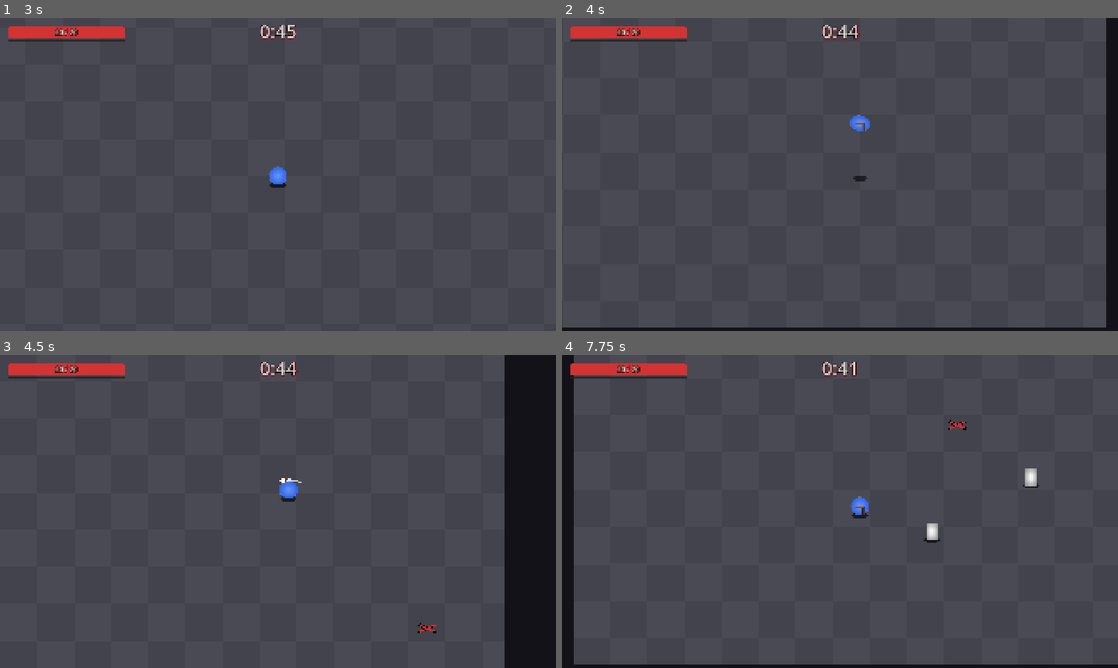
Above: before the commit, frames 1-4 (two rows, left to right).
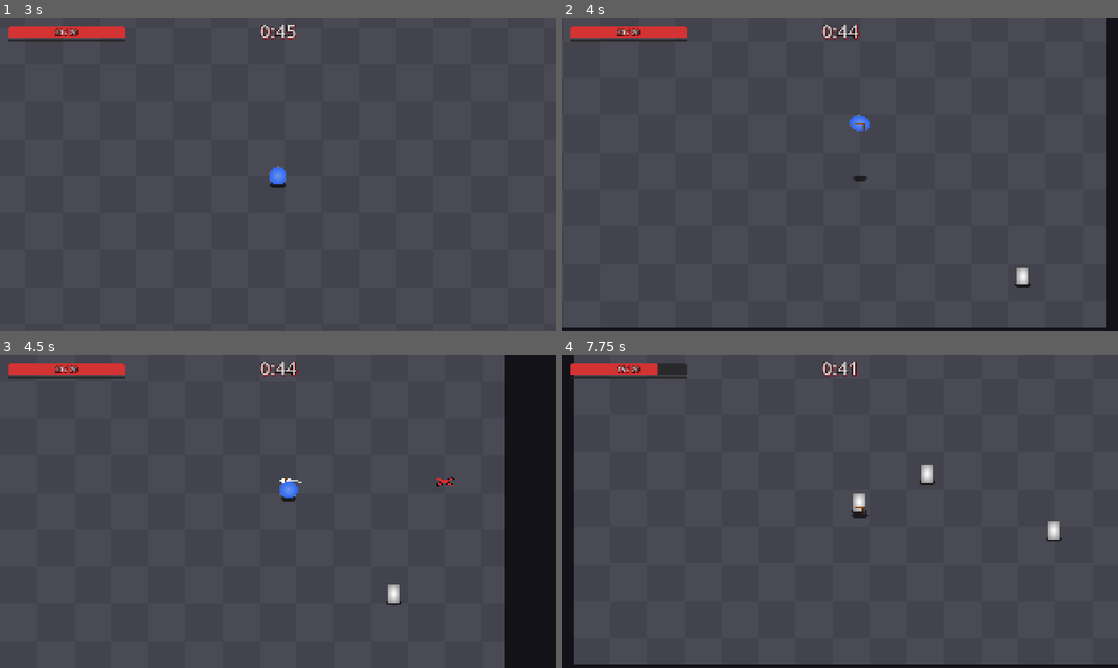
Above: after the commit, the same moments.

Repository: Lucarni-Lucas/entrega-boss-lucarni-lucas
Game: Godot game, scene res://scenes/ui/menu_principal.tscn
Two runs of this game, one before a commit and one after it. Both use one fixed random seed, a clock stepped at 60 frames per second and the inputs below.
Inputs (mouse positions are in pixels of both pictures, inside the frame that each line leads up to):
- Up to frame 1 (3 s): click "Empezar partida" at 0.5 s; click "Jugar directo" at 1.25 s; tap Enter at 2 s; move the mouse to (400, 158) at 2.02 s; hold D (mover_derecha) 2.03-2.78 s; tap Z (boomerang) at 2.1 s; click (400, 158) at 2.17 s; tap Space (ground_pound) at 2.75 s; move the mouse to (166, 190) at 2.77 s; hold S (mover_abajo) from 2.78 s (still down); tap X (dive) at 2.85 s
- Up to frame 2 (4 s): move the mouse to (895, 105) at 3.52 s; release S (mover_abajo) at 3.53 s; hold D (mover_derecha) from 3.53 s (still down); tap Space (ground_pound) at 3.6 s
- Up to frame 3 (4.5 s): move the mouse to (250, 574) at 4.27 s; release D (mover_derecha) at 4.28 s; hold W (mover_arriba) from 4.28 s (still down); tap C (slash) at 4.35 s; click (250, 574) at 4.42 s
- Up to frame 4 (7.75 s): move the mouse to (1006, 558) at 5.02 s; release W (mover_arriba) at 5.03 s; hold A (mover_izquierda) 5.03-6.53 s; tap one key every 0.75 s from 5.1 s: Shift V Z (boomerang) X (dive); move the mouse to (673, 464) at 5.77 s; move the mouse to (867, 511) at 6.52 s; hold S (mover_abajo) 6.53-7.28 s; click (867, 511) at 6.67 s; move the mouse to (756, 433) at 7.27 s; hold D (mover_derecha) from 7.28 s (still down)

Frame 1 is identical in both runs. In frame 2, 0.1% of the frame differs, in the area x 81-85%, y 79-87%; in frame 3, 0.2%; in frame 4, 1.0%, in the area x 9-90%, y 2-60%.

Commit message:
creacion de script por ronda para spawner

Diff:
--- a/entrega-boss-lucarni-lucas/resources/ronda_params.tres
+++ b/entrega-boss-lucarni-lucas/resources/ronda_params.tres
@@ -1,7 +1,76 @@
 [gd_resource type="Resource" script_class="RondaParams" format=3 uid="uid://bdjb5a2imnkgu"]
 
+[ext_resource type="Script" uid="uid://dx78ul46qjn6p" path="res://scripts/params/guion_ronda.gd" id="1_bh7g0"]
 [ext_resource type="Script" uid="uid://bsmnpgwdipnu3" path="res://scripts/params/ronda_params.gd" id="1_qlryx"]
+[ext_resource type="Script" uid="uid://cr2el1333q385" path="res://scripts/params/grupo_spawn.gd" id="2_0iavs"]
+
+[sub_resource type="Resource" id="Resource_bh7g0"]
+script = ExtResource("2_0iavs")
+
+[sub_resource type="Resource" id="Resource_0iavs"]
+script = ExtResource("1_bh7g0")
+grupos = Array[ExtResource("2_0iavs")]([SubResource("Resource_bh7g0")])
+
+[sub_resource type="Resource" id="Resource_agblt"]
+script = ExtResource("2_0iavs")
+cada = 1.0
+
+[sub_resource type="Resource" id="Resource_e44s5"]
+script = ExtResource("2_0iavs")
+cantidad = 3
+cada = 10.0
+desde = 20.0
+
+[sub_resource type="Resource" id="Resource_rkvqv"]
+script = ExtResource("1_bh7g0")
+grupos = Array[ExtResource("2_0iavs")]([SubResource("Resource_agblt"), SubResource("Resource_e44s5")])
+
+[sub_resource type="Resource" id="Resource_0ce1h"]
+script = ExtResource("2_0iavs")
+cantidad = 2
+cada = 1.2
+
+[sub_resource type="Resource" id="Resource_4c5hy"]
+script = ExtResource("2_0iavs")
+cantidad = 4
+cada = 8.0
+desde = 15.0
+
+[sub_resource type="Resource" id="Resource_un3x3"]
+script = ExtResource("1_bh7g0")
+grupos = Array[ExtResource("2_0iavs")]([SubResource("Resource_0ce1h"), SubResource("Resource_4c5hy")])
+
+[sub_resource type="Resource" id="Resource_nrbpx"]
+script = ExtResource("2_0iavs")
+cantidad = 2
+cada = 0.8
+
+[sub_resource type="Resource" id="Resource_g5xoq"]
+script = ExtResource("2_0iavs")
+cantidad = 5
+cada = 6.0
+desde = 10.0
+
+[sub_resource type="Resource" id="Resource_1ag0m"]
+script = ExtResource("1_bh7g0")
+grupos = Array[ExtResource("2_0iavs")]([SubResource("Resource_nrbpx"), SubResource("Resource_g5xoq")])
+
+[sub_resource type="Resource" id="Resource_85po6"]
+script = ExtResource("2_0iavs")
+cantidad = 3
+cada = 0.7
+
+[sub_resource type="Resource" id="Resource_ah3qo"]
+script = ExtResource("2_0iavs")
+cantidad = 6
+cada = 5.0
+desde = 10.0
+
+[sub_resource type="Resource" id="Resource_mjipy"]
+script = ExtResource("1_bh7g0")
+grupos = Array[ExtResource("2_0iavs")]([SubResource("Resource_85po6"), SubResource("Resource_ah3qo")])
 
 [resource]
 script = ExtResource("1_qlryx")
+guiones = Array[ExtResource("1_bh7g0")]([SubResource("Resource_0iavs"), SubResource("Resource_rkvqv"), SubResource("Resource_un3x3"), SubResource("Resource_1ag0m"), SubResource("Resource_mjipy")])
 metadata/_custom_type_script = "uid://bsmnpgwdipnu3"
--- a/entrega-boss-lucarni-lucas/resources/spawner_params.tres
+++ b/entrega-boss-lucarni-lucas/resources/spawner_params.tres
@@ -2,14 +2,8 @@
 
 [ext_resource type="Script" uid="uid://jtfyndpaudrq" path="res://scripts/params/spawner_params.gd" id="1_6eo2x"]
 
-[sub_resource type="Curve" id="Curve_17cpx"]
-_limits = [0.1, 1.5, 0.0, 90.0]
-_data = [Vector2(0, 1.5), 0.0, 0.0, 0, 0, Vector2(30, 0.8), -0.048160005, -0.016967492, 0, 0, Vector2(45, 0.15), -0.07027702, 0.0, 0, 0, Vector2(75, 0.1), 0.0, 0.10319985, 0, 0, Vector2(90, 0.8), 0.0, 0.0, 0, 0]
-point_count = 5
-
 [resource]
 script = ExtResource("1_6eo2x")
-curva_intervalo = SubResource("Curve_17cpx")
 precalentar_marcas = 10
 distancia_minima = 300.0
 metadata/_custom_type_script = "uid://jtfyndpaudrq"
--- a/entrega-boss-lucarni-lucas/scenes/arena.tscn
+++ b/entrega-boss-lucarni-lucas/scenes/arena.tscn
@@ -63,6 +63,7 @@
 objetivo = NodePath("../Entidades/Player")
 
 [node name="Spawner" parent="." unique_id=555608513 node_paths=PackedStringArray("contenedor") instance=ExtResource("4_xdvfk")]
+ronda_params = ExtResource("7_naajo")
 contenedor = NodePath("../Entidades")
 
 [node name="CuracionPorMuertes" type="Node" parent="." unique_id=1436814135 node_paths=PackedStringArray("jugador")]
--- a/entrega-boss-lucarni-lucas/scenes/spawner/spawner.gd
+++ b/entrega-boss-lucarni-lucas/scenes/spawner/spawner.gd
@@ -3,19 +3,19 @@
 
 signal enemigo_murio(posicion: Vector2, origen: Hitbox.Origen)
 
+@export var ronda_params: RondaParams
 @export var params: SpawnerParams
 @export var escena_enemigo: PackedScene
 @export var escena_marca: PackedScene
 @export var contenedor: Node2D
 @export var area := Rect2(0, 0, 2000, 1500)
 
-const _INTERVALO_MINIMO := 0.05
-
+var _guion: GuionRonda
+var _proximos: Array[float] = []
 var _tiempo_ronda := 0.0
 var _pool_enemigos: Pool
 var _pool_marcas: Pool
 var _jugador: Player
-var _tiempo := 0.0
 
 
 func _ready() -> void:
@@ -24,23 +24,41 @@
 	_pool_marcas = Pool.new(escena_marca, contenedor, _preparar_marca)
 	_pool_enemigos.precalentar.call_deferred(params.precalentar)
 	_pool_marcas.precalentar.call_deferred(params.precalentar_marcas)
+	set_physics_process(false)
 
 
 func _physics_process(delta: float) -> void:
 	_tiempo_ronda += delta
-	_tiempo += delta
-	var intervalo := _intervalo_actual()
-	while _tiempo >= intervalo:
-		_tiempo -= intervalo
-		_marcar_spawn()
+	for i in _guion.grupos.size():
+		var grupo := _guion.grupos[i]
+		while _proximos[i] <= _tiempo_ronda and _proximos[i] <= grupo.hasta:
+			_marcar_grupo(grupo)
+			_proximos[i] += grupo.cada
 
 
-func _marcar_spawn() -> void:
-	var posicion := _buscar_posicion()
-	if posicion == Vector2.INF:
+func empezar_ronda(numero: int, _total: int) -> void:
+	_guion = ronda_params.guion(numero)
+	_proximos.clear()
+	for grupo in _guion.grupos:
+		_proximos.append(grupo.desde)
+	_tiempo_ronda = 0.0
+	set_physics_process(true)
+
+
+func _marcar_grupo(grupo: GrupoSpawn) -> void:
+	var centro := _buscar_posicion()
+	if centro == Vector2.INF:
 		return
-	var marca: MarcaSpawn = _pool_marcas.tomar()
-	marca.iniciar(posicion, params, _jugador)
+	for i in grupo.cantidad:
+		var punto := centro if i == 0 else _cerca_de(centro, grupo.radio)
+		var marca: MarcaSpawn = _pool_marcas.tomar()
+		marca.iniciar(punto, params, _jugador)
+
+
+func _cerca_de(centro: Vector2, radio: float) -> Vector2:
+	var zona := area.grow(-params.margen)
+	var punto := centro + Vector2.from_angle(randf() * TAU) * sqrt(randf()) * radio
+	return punto.clamp(zona.position, zona.end)
 
 
 func _buscar_posicion() -> Vector2:
@@ -90,18 +108,6 @@
 	return null
 
 
-func _intervalo_actual() -> float:
-	if params.curva_intervalo == null:
-		return params.intervalo
-	return maxf(params.curva_intervalo.sample(_tiempo_ronda), _INTERVALO_MINIMO)
-
-
-func empezar_ronda(_numero: int, _total: int) -> void:
-	_tiempo_ronda = 0.0
-	_tiempo = 0.0
-	set_physics_process(true)
-
-
 func terminar_ronda(_numero: int) -> void:
 	set_physics_process(false)
 	for enemigo in _pool_enemigos.en_uso().duplicate():
--- /dev/null
+++ b/entrega-boss-lucarni-lucas/scripts/params/grupo_spawn.gd
@@ -0,0 +1,9 @@
+@tool
+extends Resource
+class_name GrupoSpawn
+
+@export_range(1, 30, 1) var cantidad: int = 1
+@export_range(0.1, 30, 0.1, "suffix:s") var cada: float = 1.5
+@export_range(0, 300, 1, "suffix:s") var desde: float = 0.0
+@export_range(0, 300, 1, "suffix:s") var hasta: float = 45.0
+@export_range(0, 2000, 5, "suffix:px") var radio: float = 150.0
--- /dev/null
+++ b/entrega-boss-lucarni-lucas/scripts/params/guion_ronda.gd
@@ -0,0 +1,16 @@
+@tool
+extends Resource
+class_name GuionRonda
+
+@export var grupos: Array[GrupoSpawn] = []:
+	set(valor):
+		grupos = valor
+		for i in grupos.size():
+			if grupos[i] == null:
+				grupos[i] = GrupoSpawn.new()
+
+
+static func con_grupo_inicial() -> GuionRonda:
+	var guion := GuionRonda.new()
+	guion.grupos = [GrupoSpawn.new()]
+	return guion
--- a/entrega-boss-lucarni-lucas/scripts/params/ronda_params.gd
+++ b/entrega-boss-lucarni-lucas/scripts/params/ronda_params.gd
@@ -1,8 +1,16 @@
+@tool
 extends Resource
 class_name RondaParams
 
-@export_range(1, 20, 1) var cantidad_rondas: int = 5
+@export_range(1, 20, 1) var cantidad_rondas: int = 5:
+	set(valor):
+		cantidad_rondas = valor
+		_completar_guiones()
 @export_range(10, 300, 5, "suffix:s") var duracion: float = 45.0
+@export var guiones: Array[GuionRonda] = []:
+	set(valor):
+		guiones = valor
+		_completar_guiones()
 
 @export_group("Cuenta regresiva")
 @export var cuenta_desde: int = 3
@@ -10,3 +18,20 @@
 
 @export_group("Pantalla final")
 @export_range(0, 3, 0.1, "suffix:s") var bloqueo_final: float = 1.0
+
+
+func guion(numero: int) -> GuionRonda:
+	_completar_guiones()
+	return guiones[numero - 1]
+
+
+func _completar_guiones() -> void:
+	var cambio := false
+	while guiones.size() < cantidad_rondas:
+		guiones.append(null)
+	for i in guiones.size():
+		if guiones[i] == null:
+			guiones[i] = GuionRonda.con_grupo_inicial()
+			cambio = true
+	if cambio:
+		notify_property_list_changed()
--- a/entrega-boss-lucarni-lucas/scripts/params/spawner_params.gd
+++ b/entrega-boss-lucarni-lucas/scripts/params/spawner_params.gd
@@ -1,9 +1,6 @@
 extends Resource
 class_name SpawnerParams
 
-@export_group("Ritmo")
-@export_range(0.05, 10, 0.05, "suffix:s") var intervalo: float = 0.5
-@export var curva_intervalo: Curve
 
 @export_group("Cantidad")
 @export var max_enemigos: int = 99
Not shown, added: entrega-boss-lucarni-lucas/scripts/params/grupo_spawn.gd.uid
Not shown, added: entrega-boss-lucarni-lucas/scripts/params/guion_ronda.gd.uid
